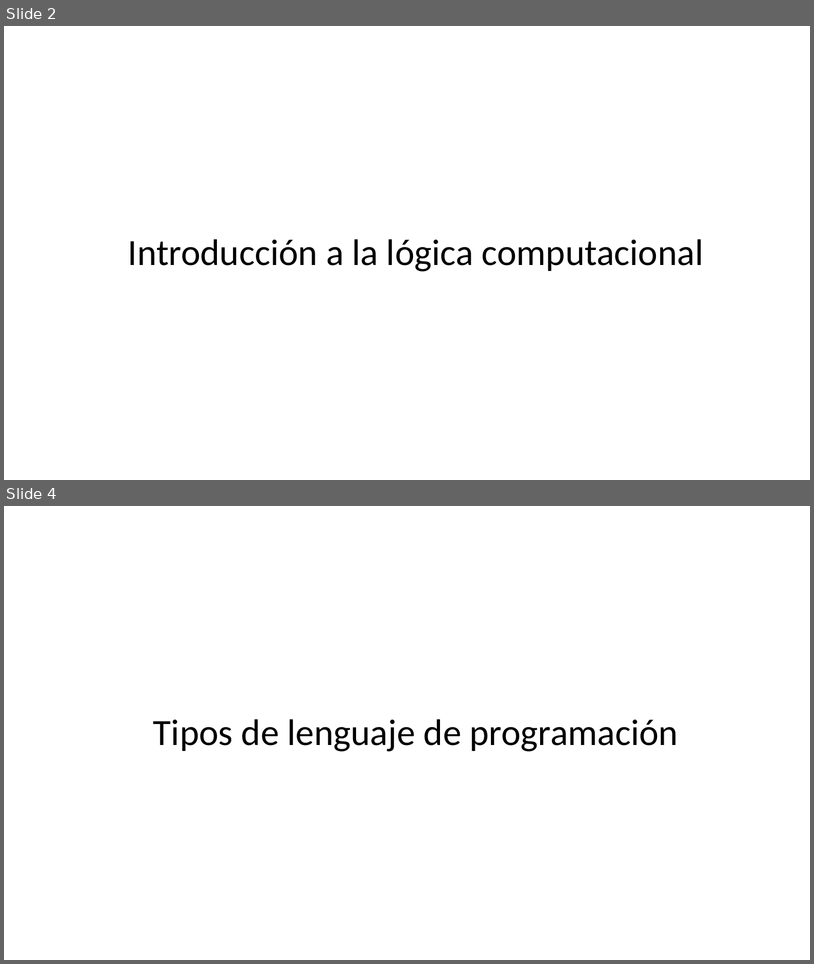
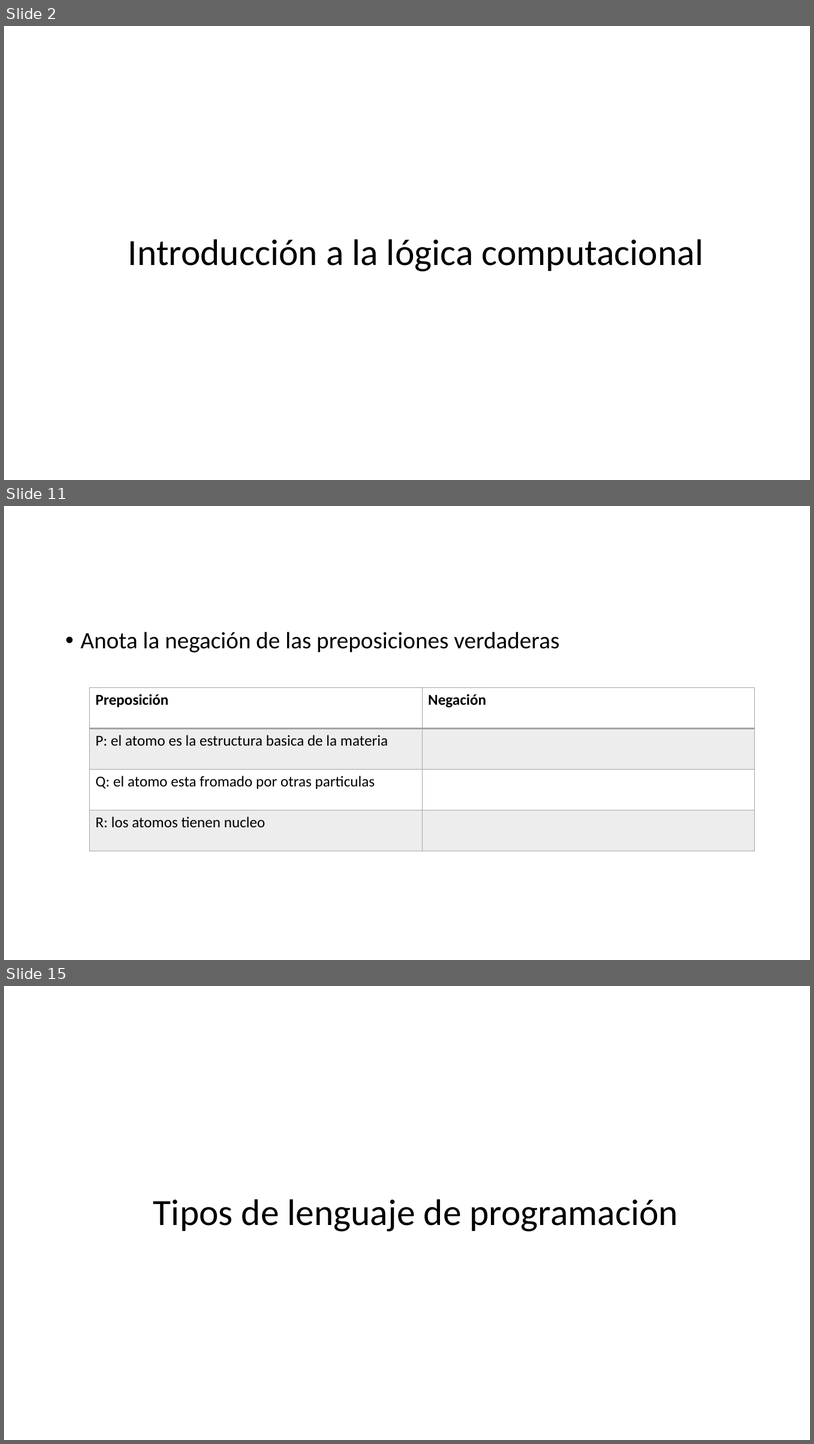
Before and after one commit to jcontrolresearch/StructuredProgramming, a slide deck: Slides/Chapter1-Overview/[1.1]Programming_Lenguages.pptx. Shown one above the other, each under a label of ours: slides 2 and 4 before the commit, slides 2, 11 and 15 after it; the slides between them are not shown. The pictures are 814x964 and 814x1444 pixels, drawn with LibreOffice and Linux fonts; fonts in the diff are those of the drawing. Boxes give left, top, right and bottom in pixels: in the first picture for what was removed or moved away, otherwise in the second. Text is boxed around its words. In the diff, an @@ line names an element or a change of style, - is before the commit and + after.

```diff
--- a/Slides/Chapter1-Overview/[1.1]Programming_Lenguages.pptx
+++ b/Slides/Chapter1-Overview/[1.1]Programming_Lenguages.pptx
@@ slide 11 added at <box>4,506,810,960</box>, background #FFFFFF @@
@@ text added at <box>81,631,560,652</box>, 28 pt, text #000000 @@
+• Anota la negación de las preposiciones verdaderas
@@ table added at <box>90,687,755,851</box>, 4 rows, 2 columns @@
+Preposición | Negación
+P: el atomo es la estructura basica de la materia | 
+Q: el atomo esta fromado por otras particulas | 
+R: los atomos tienen nucleo | 
@@ what was slide 4 is now slide 15 @@
```
Also in this commit, not shown: 11 other slides added, 1 slide removed.
